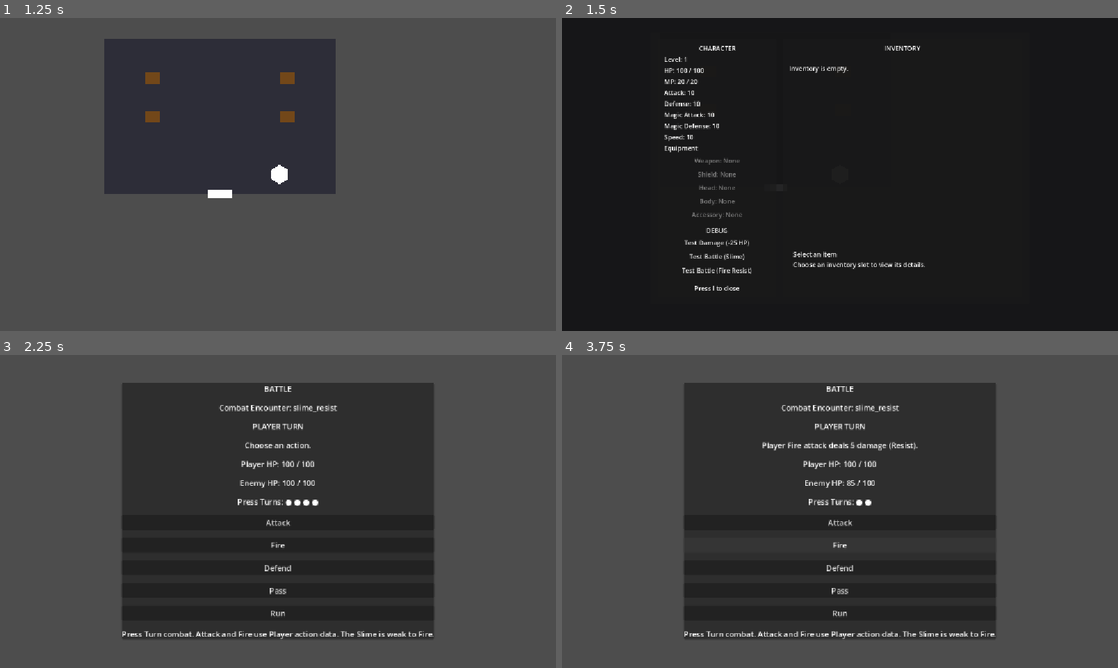
Above: before the commit, frames 1-4 (two rows, left to right).
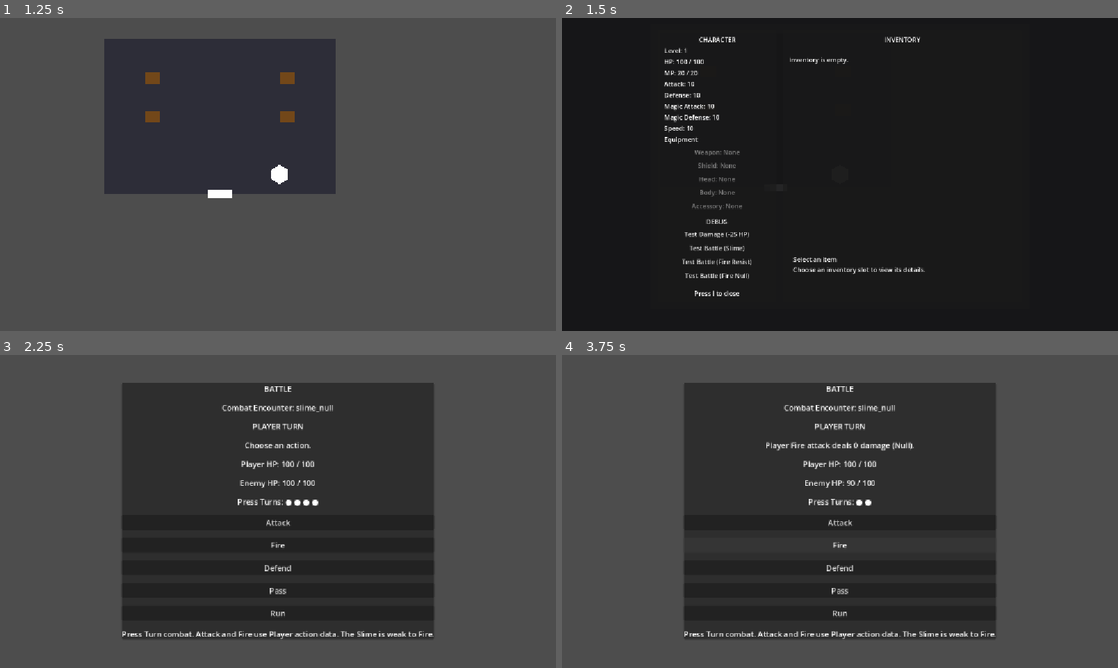
Above: after the commit, the same moments.

Repository: salexume94-pixel/Scripts
Game: Godot game, scene res://scenes/World.tscn
Two runs of this game, one before a commit and one after it. Both use one fixed random seed, a clock stepped at 60 frames per second and the inputs below.
Inputs (mouse positions are in pixels of both pictures, inside the frame that each line leads up to):
- Up to frame 1 (1.25 s): tap Enter at 0.5 s; hold Right (ui_right) from 0.53 s (still down); tap E at 0.6 s
- Up to frame 2 (1.5 s): release Right (ui_right) at 1.28 s; hold Down (ui_down) from 1.28 s (still down); tap I at 1.35 s
- Up to frame 3 (2.25 s): release Down (ui_down) at 2 s; click (155, 611) at 2 s, where only the run after the commit has a clickable "Test Battle (Fire Null)"
- Up to frame 4 (3.75 s): click "Attack" at 2.75 s; click "Fire" at 3.5 s

Frame 1 is identical in both runs. In frame 2, 3.6% of the frame differs, in the area x 18-66%, y 6-89%; in frame 3, 0.3%; in frame 4, 0.7%.

Commit message:
Add Fire Null debug battle button

Diff:
--- a/ui/InventoryCharacterHUD.tscn
+++ b/ui/InventoryCharacterHUD.tscn
@@ -143,6 +143,10 @@
 layout_mode = 2
 text = "Test Battle (Fire Resist)"
 
+[node name="TestNullBattleButton" type="Button" parent="Screen/Panel/Margin/Columns/CharacterPanel/CharacterMargin/CharacterVBox/DebugPanel/DebugMargin/DebugVBox"]
+layout_mode = 2
+text = "Test Battle (Fire Null)"
+
 [node name="Spacer" type="Control" parent="Screen/Panel/Margin/Columns/CharacterPanel/CharacterMargin/CharacterVBox"]
 layout_mode = 2
 size_flags_vertical = 3
